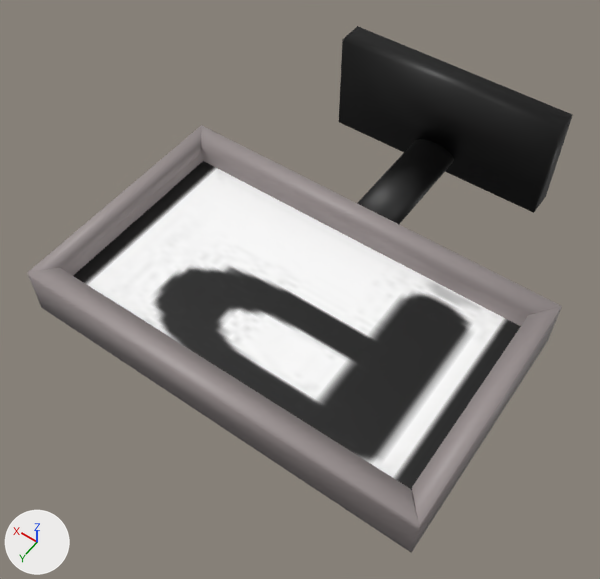
An edit to the FBX model POBICOS/Content/Models/tv_v3.fbx, drawn before and after from the same camera.
Both versions are drawn from a camera (50 mm lens) standing at (-0.0222, 0.0536, 0.0518) and looking at (0.001, 0.0212, 0.0008). Arrows for +X, +Y and +Z are at lower left; the lights stay in place. Where no turn or scale is listed for an object, it has been applied to the vertices.

Names of what the first picture shows: 'Cube', 'Screen2'.
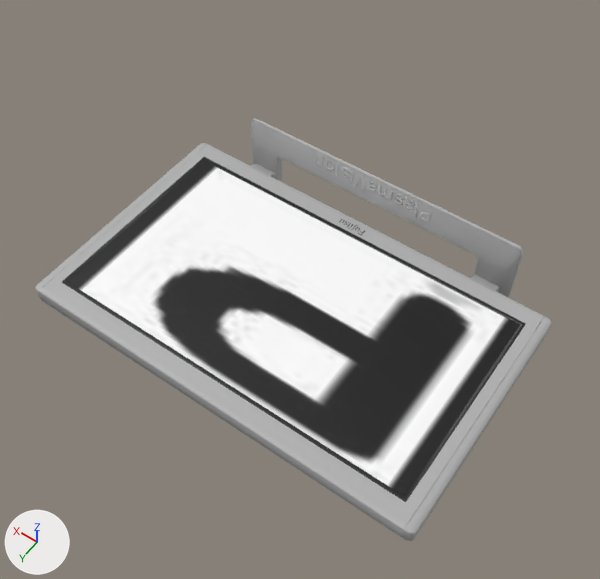
The newer file is also rescaled (x0.0944), turned or shifted as a whole; pictures and numbers use the older file's frame.

Boxes [x1, y1, x2, y2] around the edits, measured in the pictures (600 x 579 px):
'Cube', deleted
    before: [27, 26, 573, 553]
    faces in mat_material (grey #9a9191): [27, 125, 562, 553]
    faces in mat_material_001 (black #000000): [339, 26, 573, 213]
    faces in mat_material_002 (black #000000): [357, 139, 454, 224]
'tv_Chrome_mattv2', added
    after: [35, 118, 552, 541]
'tv_BLACK_PLSTC', added
    after: [62, 157, 525, 502]
'tv_Chrome_mattv1', added
    after: [314, 154, 433, 223]

What the commit changed:
Material 'Chrome_mattv2' (mat_chrome_mattv2) is new.
Its base color is (0.439, 0.439, 0.439) (grey #b1b1b1).
Material 'BLACK_PLSTC' (mat_black_plstc) is new.
Its base color is (0.0157, 0.0157, 0.0157) (black #222222).
Material 'Chrome_mattv1' (mat_chrome_mattv1) is new.
Its base color is (0.439, 0.439, 0.439) (grey #b1b1b1).
Mesh me_tv_chrome_mattv2 is new.
It has 376 vertices, 732 faces and spans x -0.0168..0.0165, y 0.0007..0.0227, z 0.0015..0.0101.
It uses material mat_chrome_mattv2 (grey #b1b1b1).
Mesh me_tv_black_plstc is new.
It has 1013 vertices, 1011 faces and spans x -0.0153..0.015, y 0.0032..0.0211, z 0.0064..0.0069.
It uses material mat_black_plstc (black #222222).
Mesh me_tv_chrome_mattv1 is new.
It has 3685 vertices, 7330 faces and spans x -0.00519..0.00569, y 0.00095..0.00133, z 0.00866..0.00987.
It uses material mat_chrome_mattv1 (grey #b1b1b1).
Object 'Cube' (ob_cube) is deleted.
Object 'tv_Chrome_mattv2' (ob_tv_chrome_mattv2) is new; it shows me_tv_chrome_mattv2.
Its location is (0.00028, 0.01105, -0.00433).
Object 'tv_BLACK_PLSTC' (ob_tv_black_plstc) is new; it shows me_tv_black_plstc.
Its location is (0.00028, 0.01105, -0.00433).
Object 'tv_Chrome_mattv1' (ob_tv_chrome_mattv1) is new; it shows me_tv_chrome_mattv1.
Its location is (0.00028, 0.01105, -0.00433).
